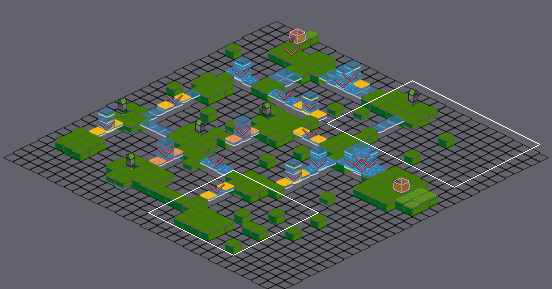
Tiled map -- scratch/floor1-tut-vr3-west.tmx. Above: a wide view before the commit, with the close-up outlined.
Close-up. Old version:
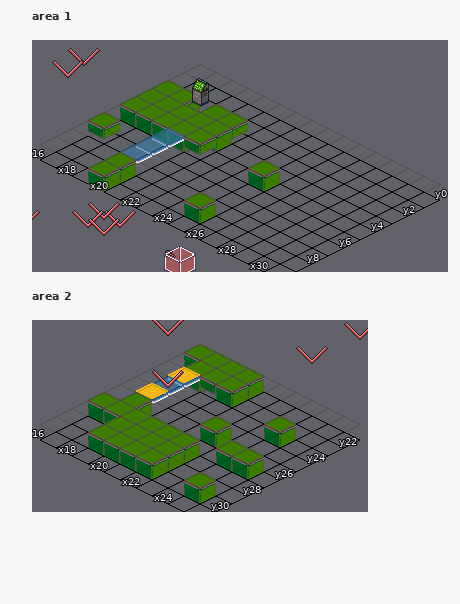
Cells are 32x16 px. Isometric: x runs down to the right, y down to the left. Shown: area 1 x 16..30, y 0..9; area 2 x 16..25, y 21..30. The commit also changed other parts of the map, which this record leaves out. Tiles whose own drawing changed are shown in their newer look in all pictures. Layer "Tiles" is drawn 0,16 px off the grid.
Once edited:
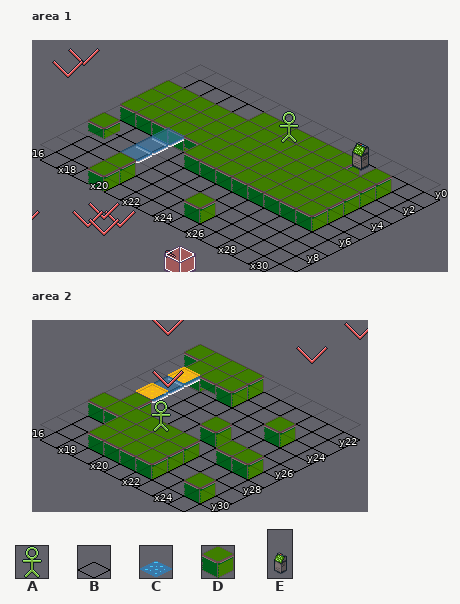
Key: from "control": A 0; from "floors": B 0, C 17, D 56; from "props": E 27.
_ is an empty cell.
Objects are placed by the point they stand on, in cells (3,4 is the top-left corner of cell 3,4); size is 1x1 cell unless given.
Diff:
Layer "Tiles", area 1:
y 1: x 21..28 BBBBBBBB -> DDDDDDCD
y 2: x 18 C -> D; x 21..28 BBBBBBBB -> DDDDDDDD
y 3: x 21..28 BBBBBBBB -> DDDDDDDD
y 4: x 21..23 BBB -> DDD; x 25..28 BBBB -> DDDD
y 5: x 21..28 BBBBBBBB -> DDDDDDDD
Layer "Tiles2", area 1:
y 1: x 27 _ -> E
y 2: x 18 E -> _
Layer "Objects", area 1:
added: A "TutRobotRoamer1" at 23.7,2.2 size 1x2
Layer "Objects", area 2:
added: A "TutRobotRoamer1" at 20.3,27.7 size 1x2
Pixel boxes of the changes (left, top, right, bottom) in both close-ups:
changed: (184, 78, 392, 231)
added: (151, 400, 171, 432)
